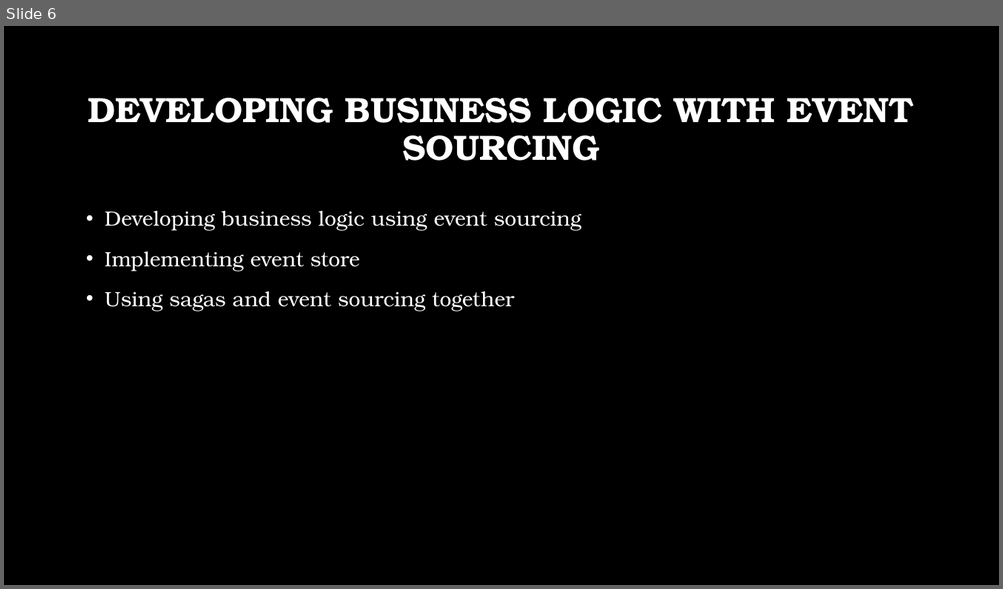
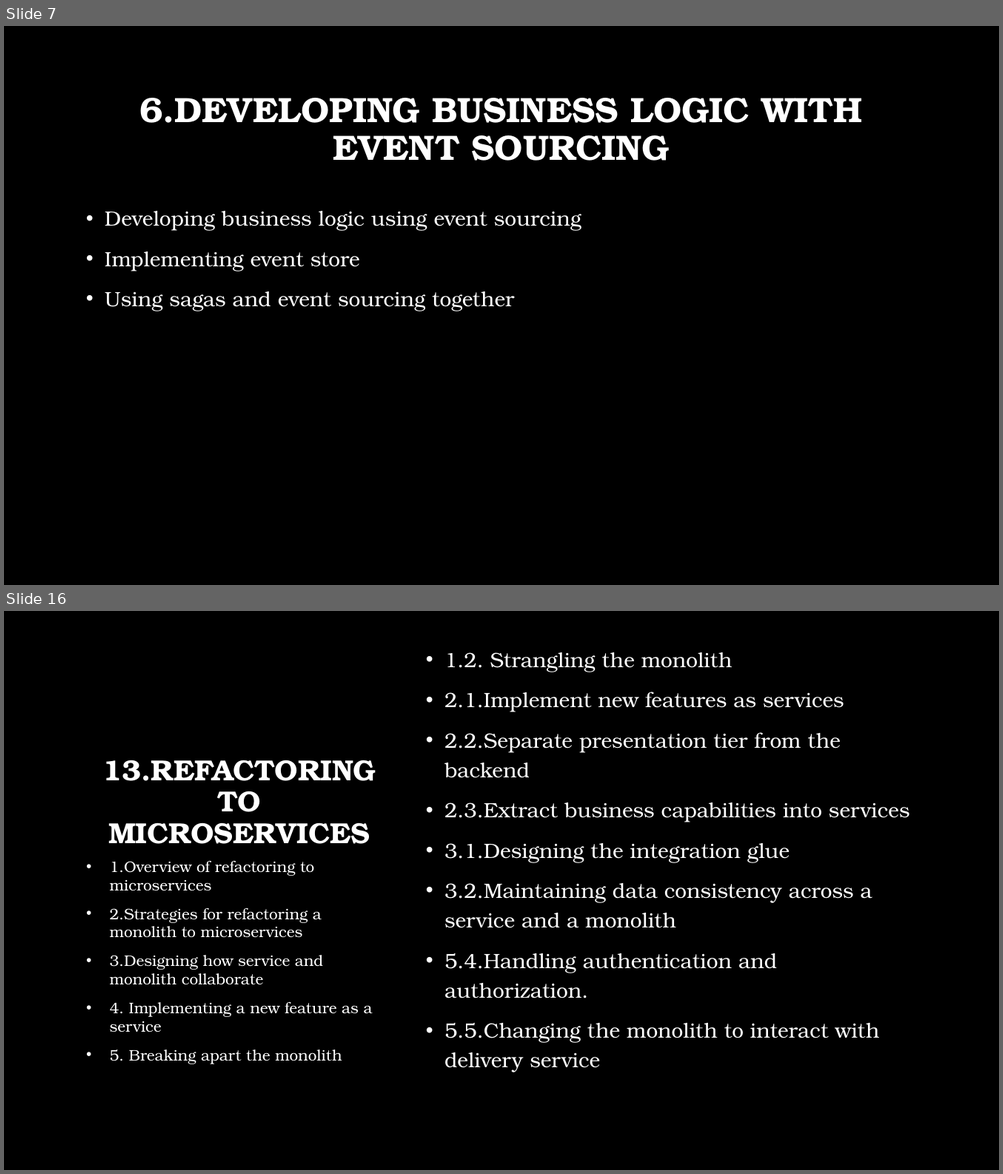
Before and after one commit to BharadwajMamidisetti/m5s8, a slide deck: docs/presentations/Microservices.pptx. Shown one above the other, each under a label of ours: slide 6 before the commit, slides 7 and 16 after it; the slides between them are not shown. The pictures are 1003x589 and 1003x1174 pixels, drawn with LibreOffice and Linux fonts; fonts in the diff are those of the drawing; background and template pictures are left out. Boxes give left, top, right and bottom in pixels: in the first picture for what was removed or moved away, otherwise in the second. Text is boxed around its words. In the diff, an @@ line names an element or a change of style, - is before the commit and + after.

```diff
--- a/docs/presentations/Microservices.pptx
+++ b/docs/presentations/Microservices.pptx
@@ slide 16 added at <box>4,611,999,1170</box>, background picture (left out) @@
@@ text added at <box>444,652,910,1073</box>, 20 pt, text #FFFFFF @@
+• 1.2. Strangling the monolith
+• 2.1.Implement new features as services
+• 2.2.Separate presentation tier from the backend
+• 2.3.Extract business capabilities into services
+• 3.1.Designing the integration glue
+• 3.2.Maintaining data consistency across a service and a monolith
+• 5.4.Handling authentication and authorization.
+• 5.5.Changing the monolith to interact with delivery service
@@ title added at <box>102,760,375,844</box>, 28 pt, text #FFFFFF, bold @@
+13.REFACTORING TO MICROSERVICES
@@ text added at <box>110,861,373,1065</box>, 14.8 pt, text #FFFFFF @@
+• 1.Overview of refactoring to microservices
+• 2.Strategies for refactoring a monolith to microservices
+• 3.Designing how service and monolith collaborate
+• 4. Implementing a new feature as a service
+• 5. Breaking apart the monolith
@@ what was slide 6 is now slide 7 @@
@@ slide 7 changed as well @@
@@ title at <box>139,98,862,161</box>: text changed @@
-DEVELOPING BUSINESS LOGIC WITH EVENT SOURCING
+6.DEVELOPING BUSINESS LOGIC WITH EVENT SOURCING
```
Also in this commit, not shown: 4 other slides changed, 11 other slides added.
